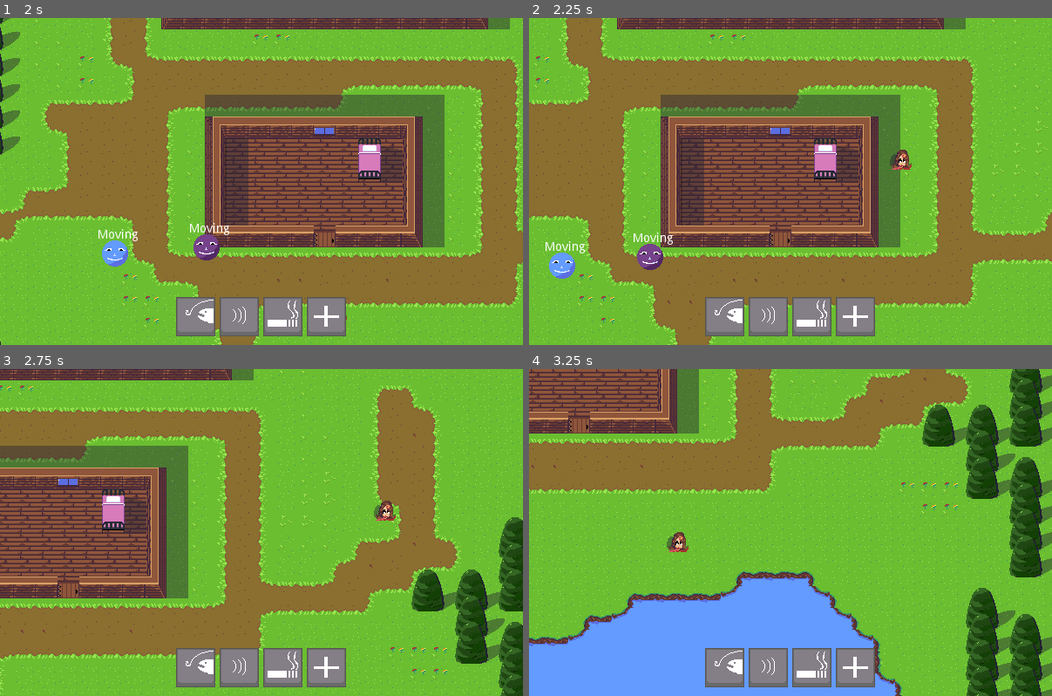
Above: before the commit, frames 1-4 (two rows, left to right).
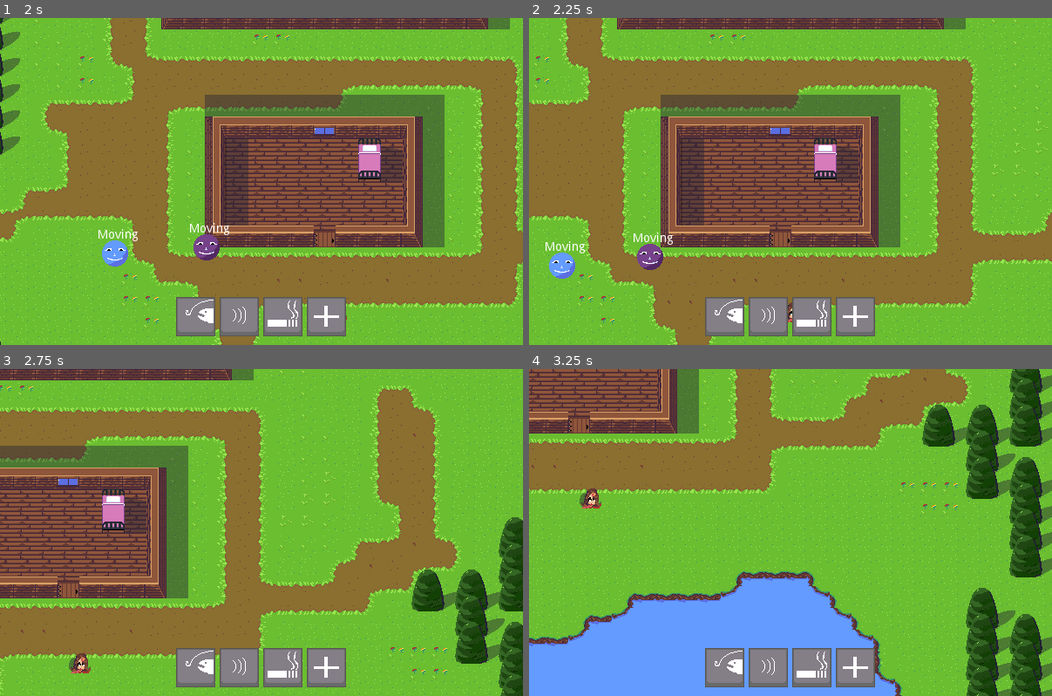
Above: after the commit, the same moments.

Repository: LucasCyka/The-Killer
Game: Godot game, scene res://scenes/prototype.tscn
Two runs of this game, one before a commit and one after it. Both use one fixed random seed, a clock stepped at 60 frames per second and the inputs below.
Inputs (mouse positions are in pixels of both pictures, inside the frame that each line leads up to):
- Up to frame 1 (2 s): click (193, 315) at 0.5 s; click (324, 315) at 1.25 s
- Up to frame 2 (2.25 s): tap Enter at 2 s; move the mouse to (905, 165) at 2.02 s; hold Right (Right) from 2.03 s (still down); click (905, 165) at 2.1 s
- Up to frame 3 (2.75 s): keep holding Right (Right)
- Up to frame 4 (3.25 s): move the mouse to (685, 548) at 2.77 s; release Right (Right) at 2.78 s; hold S (Down) from 2.78 s (still down); tap Mouse wheel down (ZoomIn) at 2.85 s; click (685, 548) at 3.05 s

Frame 1 is identical in both runs. In frame 2, 0.2% of the frame differs, in the area x 49-74%, y 40-94%; in frame 3, 0.4%; in frame 4, 0.4%, in the area x 9-31%, y 36-56%.

Commit message:
Traps tweaks

Diff:
--- a/scenes/traps/MiscTrap.tscn
+++ b/scenes/traps/MiscTrap.tscn
@@ -11,9 +11,19 @@
 "speed": 5.0
 } ]
 
+[sub_resource type="CircleShape2D" id=2]
+radius = 66.2179
+
 [node name="MiscTrap" type="Node2D"]
 script = ExtResource( 1 )
 
 [node name="Texture" type="AnimatedSprite" parent="."]
+z_index = 4
 frames = SubResource( 1 )
 animation = "0"
+
+[node name="Area2D" type="Area2D" parent="Texture"]
+editor/display_folded = true
+
+[node name="CollisionShape2D" type="CollisionShape2D" parent="Texture/Area2D"]
+shape = SubResource( 2 )
--- a/scripts/Game.gd
+++ b/scripts/Game.gd
@@ -18,12 +18,12 @@
 	return get_node("PlayerController")
 
 #get the closest tile from 'pos' in a given 'tileset'.
-#if the closest tile is higher than limit, then it will return null.
+#if the closest tile is higher than limit, then it will return pos.
 func get_closest_tile(tilemap,pos,limit=100):
 	var map_tiles = tilemap.get_used_cells()
 	var world_tiles = []
 	var distance = []
-	var closest = null
+	var closest = pos
 
 	#convert all tiles map positions their positions in the real world
 	for tile in map_tiles:
--- a/scripts/LureTrap.gd
+++ b/scripts/LureTrap.gd
@@ -50,7 +50,10 @@
 		update()
 		return
 
-	var closest = base.get_closest_tile(tiles,get_global_mouse_position(),10000)
+	var closest = base.get_closest_tile(tiles,get_global_mouse_position(),20)
+	if closest == get_global_mouse_position():
+		set_is_invalid_tile(true)
+	else: set_is_invalid_tile(false)
 	current_texture.global_position = Vector2(closest.x,closest.y)
 	update()
 
@@ -59,7 +62,7 @@
 	if event is InputEventKey or event is InputEventMouseButton:
 		#place traps
 		if Input.is_action_just_pressed("ok_input"):
-			if trail.size() < size and !is_used:
+			if trail.size() < size and !is_used and !is_invalid_tile:
 				if previous_texture != null:
 					#check if the distance between placements isn't too big
 					if current_texture.global_position.distance_to(previous_texture.global_position) > spacement:
--- a/scripts/MiscTrap.gd
+++ b/scripts/MiscTrap.gd
@@ -8,10 +8,15 @@
 
 var id = 0
 var is_placed = false
+var is_used = false
+
+#world nodes
 onready var current_texture = $Texture
+onready var detection_radius = $Texture/Area2D
 
 var effects = {
-	0:[funcref(self,"enter_panic")]
+	0:[funcref(self,"enter_panic")],
+	1:[funcref(self,"enter_panic")]
 
 }
 
@@ -19,10 +24,35 @@
 	#TODO: change the textures acording to its ID
 	pass
 
-#move the trap around the mpa
+#move the trap around the map
 func _process(delta):
 	if base == null or is_placed:
 		return
 
-	var closest = base.get_closest_tile(tiles,get_global_mouse_position(),10000)
+	var closest = base.get_closest_tile(tiles,get_global_mouse_position(),20)
+	if closest == get_global_mouse_position():
+		#the player can't place the trap here
+		set_is_invalid_tile(true)
+	else: set_is_invalid_tile(false)
+
 	current_texture.global_position = Vector2(closest.x,closest.y)
+
+#place or cancel traps
+func _input(event):
+	if Input.is_action_just_pressed("ok_input"):
+		if not is_invalid_tile and not is_placed:
+			is_placed = true
+			ui.disconnect("new_trap",self,"exit")
+			#on radius  signal
+			detection_radius.connect("body_entered",self,"on_radius")
+
+	elif Input.is_action_just_pressed("cancel_input"):
+		if not is_placed:
+			queue_free()
+
+#check if a teenager activated this trap
+func on_radius(body):
+	if body.name == "KinematicTeenager" and !is_used:
+		for effect in effects[id]:
+			#apply each effect of this trap
+			effect.call_func()
--- a/scripts/Traps.gd
+++ b/scripts/Traps.gd
@@ -10,6 +10,9 @@
 var base = null
 var child = null
 var ui = null
+
+#if the trap is placed in an invalid location this will be true
+var is_invalid_tile = false setget set_is_invalid_tile
 
 #teenager modifiers
 var curiosity = 10
@@ -27,6 +30,7 @@
 
 ##traps effects##
 func enter_panic():
+	print("aaaaa")
 	pass
 
 func increase_fear():
@@ -43,6 +47,14 @@
 func lure_teenager(teenager):
 	teenager.state_machine.force_state('Lured')
 
+#the trap becomes transparent when is in an invalid location
+func set_is_invalid_tile(value):
+	is_invalid_tile = value
+	if is_invalid_tile:
+		child.get_node("Texture").set_self_modulate(Color(1,1,1,0.5))
+	else: child.get_node("Texture").set_self_modulate(Color(1,1,1,1))
+
+
 #destructor
 func exit():
 	child.queue_free()
Not shown: 1 places in scenes/traps/MiscTrap.tscn that only renumber resources
